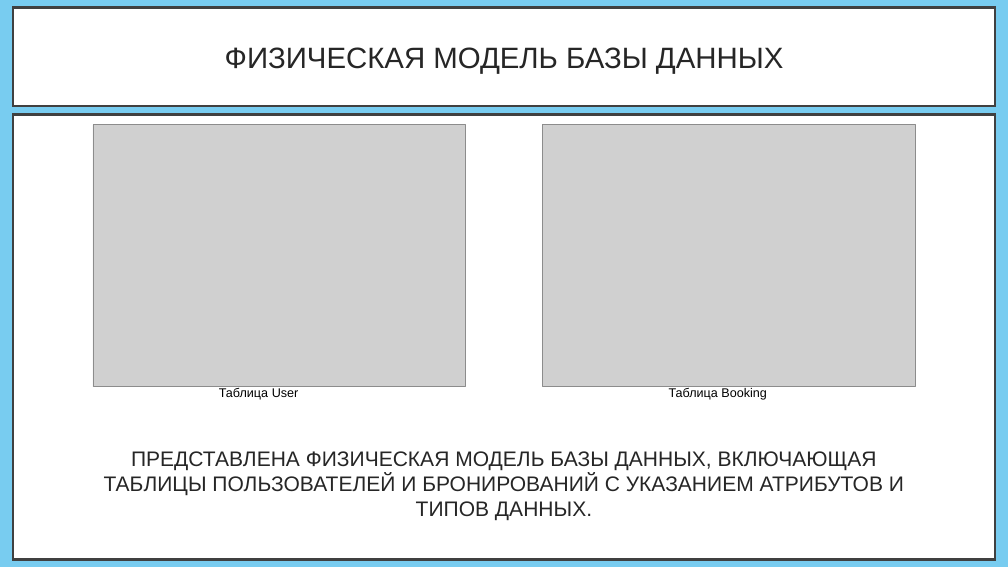
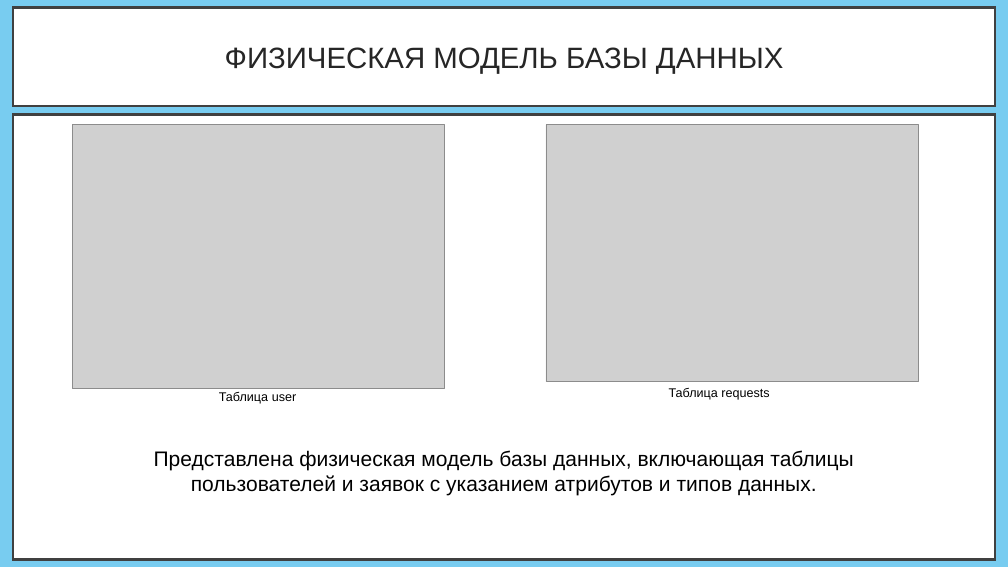
Before and after one commit to CaseBattle/231-20-tikhonenkov, a slide deck: slide 9 of курсач/курсовая/презентация.pptx. Drawn at 1008x567 pixels with LibreOffice and Linux fonts; fonts in the diff are those of the drawing; grey boxes stand for pictures. Boxes give left, top, right and bottom in pixels: in the first picture for what was removed or moved away, otherwise in the second. Text is boxed around its words. In the diff, an @@ line names an element or a change of style, - is before the commit and + after.

```diff
--- a/курсач/курсовая/презентация.pptx
+++ b/курсач/курсовая/презентация.pptx
@@ picture: place and size @@
-picture at box(93, 125, 466, 387)
+picture at box(72, 125, 445, 389)
@@ picture: place and size @@
-picture at box(543, 125, 916, 387)
+picture at box(546, 125, 919, 382)
@@ text at box(669, 388, 769, 400): text changed @@
-Таблица Booking
+Таблица requests
@@ text at box(219, 392, 296, 404): text changed @@
-Таблица User
+Таблица user
@@ text at box(154, 450, 853, 496): text changed; text colour #262626 to #000000 @@
-ПРЕДСТАВЛЕНА ФИЗИЧЕСКАЯ МОДЕЛЬ БАЗЫ ДАННЫХ, ВКЛЮЧАЮЩАЯ ТАБЛИЦЫ ПОЛЬЗОВАТЕЛЕЙ И БРОНИРОВАНИЙ С УКАЗАНИЕМ АТРИБУТОВ И ТИПОВ ДАННЫХ.
+Представлена физическая модель базы данных, включающая таблицы пользователей и заявок с указанием атрибутов и типов данных.
```
Also in this commit, not shown: 11 other slides changed, 1 slide added, 1 slide removed, 4 other files.
